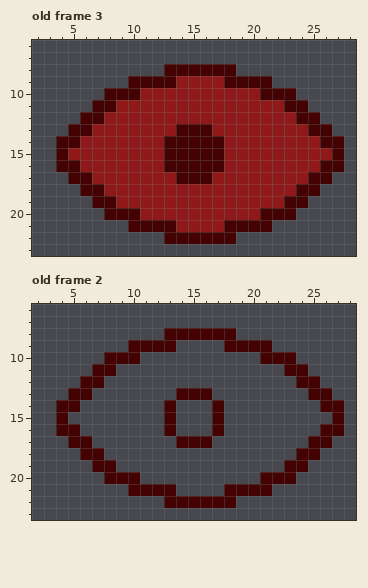
A pixel-art file gets an edit: assets/images/visibilityIcon.aseprite. The picture above is the old version.
32x32 pixels, 6 frames. Shown: old frame 3: x 2..28, y 6..23; old frame 2: x 2..28, y 6..23. The commit also changed other frames, which this record leaves out.
Now the later version:
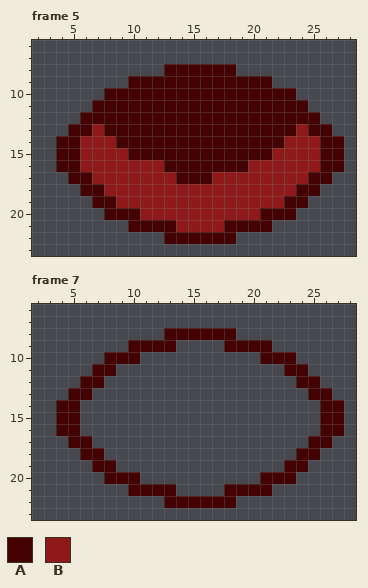
Palette (. is transparent): A #450202  B #8f1919
A new or re-ordered frame is compared with the old frame closest to it.
From old to new:
frames 6 -> 9
--- frame 5 is new; against old frame 3
@@ x 2..28 @@
  8 ...........AAAAAA..........
- 9 ........AAAABBBBAAAA.......
-10 ......AAABBBBBBBBBBAAA.....
-11 .....AABBBBBBBBBBBBBBAA....
-12 ....AABBBBBBBBBBBBBBBBAA...
-13 ...AABBBBBBBAAABBBBBBBBAA..
-14 ..AABBBBBBBAAAAABBBBBBBBAA.
-15 ..ABBBBBBBBAAAAABBBBBBBBBA.
-16 ..AABBBBBBBAAAAABBBBBBBBAA.
+ 9 ........AAAAAAAAAAAA.......
+10 ......AAAAAAAAAAAAAAAA.....
+11 .....AAAAAAAAAAAAAAAAAA....
+12 ....AAAAAAAAAAAAAAAAAAAA...
+13 ...AABAAAAAAAAAAAAAAAABAA..
+14 ..AABBBAAAAAAAAAAAAAABBBAA.
+15 ..AABBBBAAAAAAAAAAAABBBBAA.
+16 ..AABBBBBBBAAAAAAABBBBBBAA.
 17 ...AABBBBBBBAAABBBBBBBBAA..
--- frame 7 is new; against old frame 2
@@ x 2..28 @@
 12 ....AA................AA...
-13 ...AA.......AAA........AA..
-14 ..AA.......A...A........AA.
-15 ..A........A...A.........A.
-16 ..AA.......A...A........AA.
-17 ...AA.......AAA........AA..
+13 ...AA..................AA..
+14 ..AA....................AA.
+15 ..AA....................AA.
+16 ..AA....................AA.
+17 ...AA..................AA..
 18 ....AA................AA...
Boxes around the changes in both pictures, in picture pixels (x1, y1, x2, y2):
changed: (68, 76, 332, 172)
erased: (164, 388, 224, 448)
added: (68, 412, 80, 424)
added: (320, 412, 332, 424)
